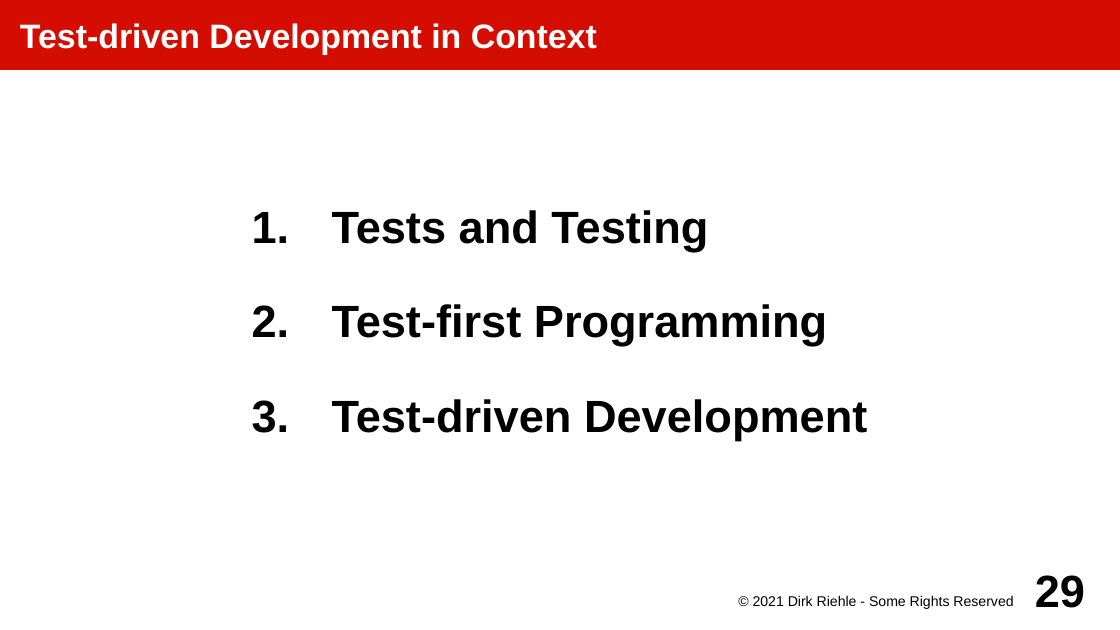
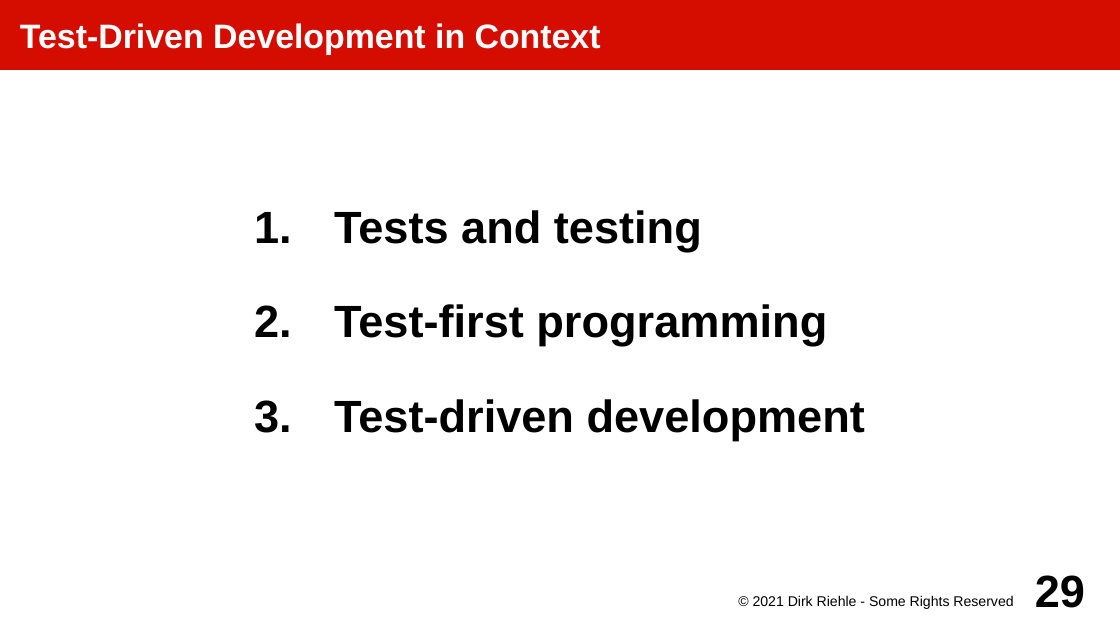
Before and after one commit to dirkriehle/amos-course, a slide deck: slide 29 of Lecture slides/AMOS E02 - Programming Practices.odp. Drawn at 1120x630 pixels with LibreOffice and Linux fonts; fonts in the diff are those of the drawing. Boxes give left, top, right and bottom in pixels: in the first picture for what was removed or moved away, otherwise in the second. Text is boxed around its words. In the diff, an @@ line names an element or a change of style, - is before the commit and + after.

Commit message:
Fixed up and recorded part E on software development

```diff
--- a/Lecture slides/AMOS E02 - Programming Practices.odp
+++ b/Lecture slides/AMOS E02 - Programming Practices.odp
@@ title at box(20, 23, 601, 55): text changed @@
-Test-driven Development in Context
+Test-Driven Development in Context
@@ subtitle at box(334, 210, 865, 440): text changed @@
-1. Tests and Testing
-2. Test-first Programming
-3. Test-driven Development
+1. Tests and testing
+2. Test-first programming
+3. Test-driven development
```
Also in this commit, not shown: 9 other slides changed, 3 other files.
